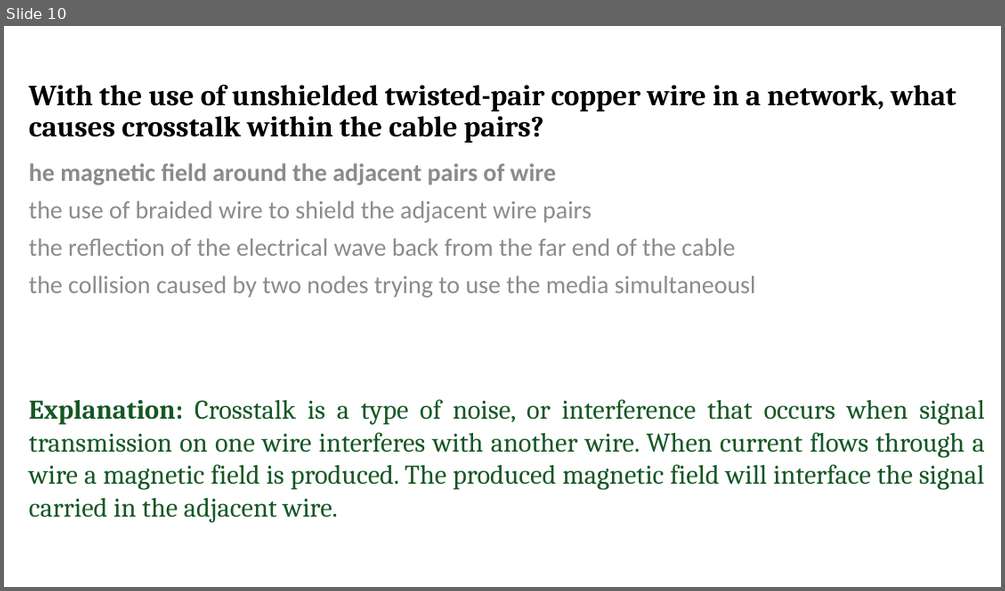
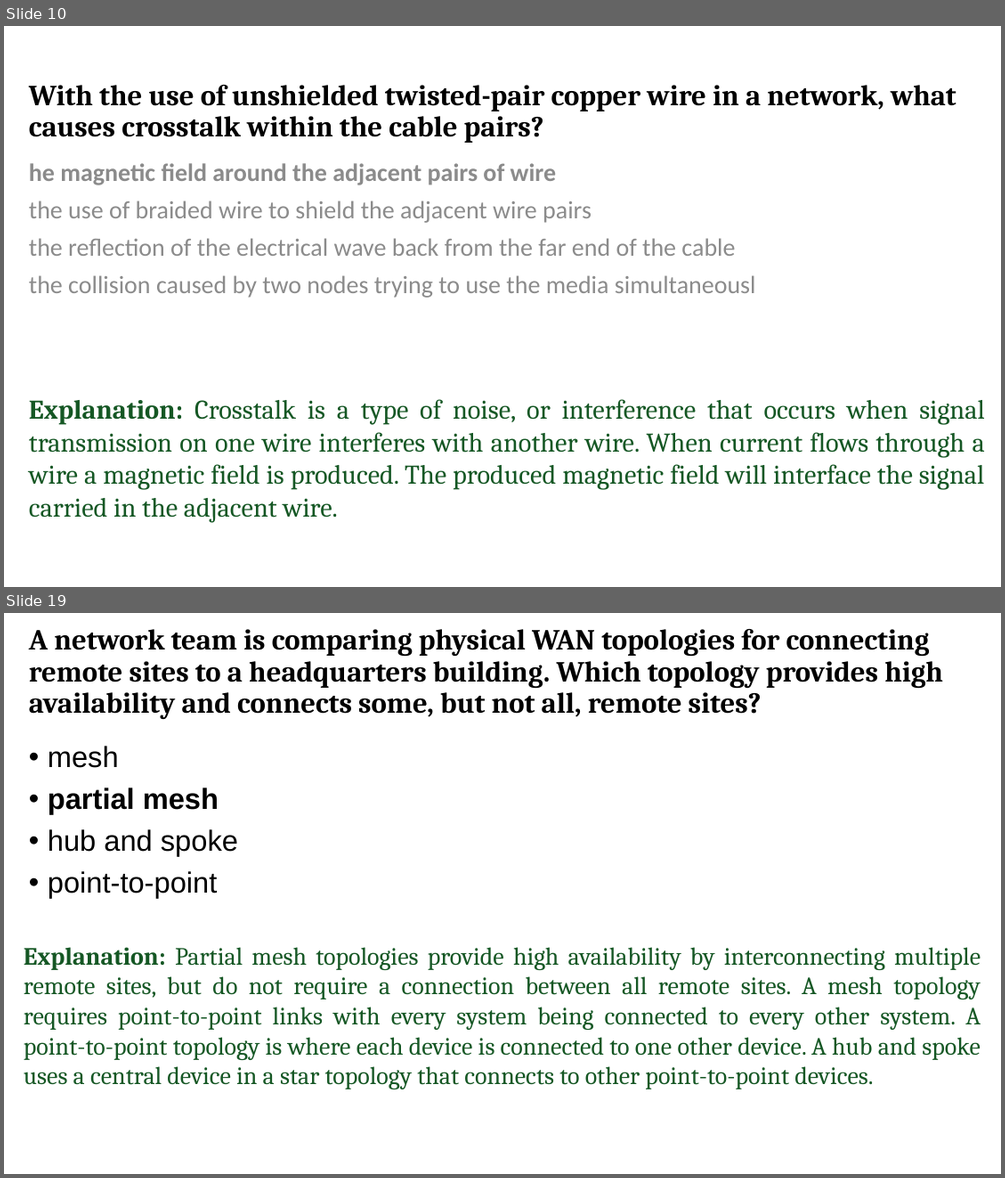
Before and after one commit to narsiimha/CCNA, a slide deck: PPT/QA/Module4-7.pptx. Shown one above the other, each under a label of ours: slide 10 before the commit, slides 10 and 19 after it; the slides between them are not shown. The pictures are 1005x591 and 1005x1178 pixels, drawn with LibreOffice and Linux fonts; fonts in the diff are those of the drawing. Boxes give left, top, right and bottom in pixels: in the first picture for what was removed or moved away, otherwise in the second. Text is boxed around its words. In the diff, an @@ line names an element or a change of style, - is before the commit and + after.

```diff
--- a/PPT/QA/Module4-7.pptx
+++ b/PPT/QA/Module4-7.pptx
@@ slide 19 added at bbox=[4, 613, 1001, 1174], background #FFFFFF @@
@@ title added at bbox=[29, 629, 943, 719], 28 pt, text #000000, bold @@
+A network team is comparing physical WAN topologies for connecting remote sites to a headquarters building. Which topology provides high availability and connects some, but not all, remote sites?
@@ text added at bbox=[48, 746, 238, 898], 28 pt, text #000000 @@
+• mesh
+• partial mesh
+• hub and spoke
+• point-to-point
@@ text added at bbox=[24, 947, 980, 1089], 24 pt, text #155724 @@
+Explanation: Partial mesh topologies provide high availability by interconnecting multiple remote sites, but do not require a connection between all remote sites. A mesh topology requires point-to-point links with every system being connected to every other system. A point-to-point topology is where each device is connected to one other device. A hub and spoke uses a central device in a star topology that connects to other point-to-point devices.
```
Also in this commit, not shown: 9 other slides changed, 60 other slides added, 1 other file.
